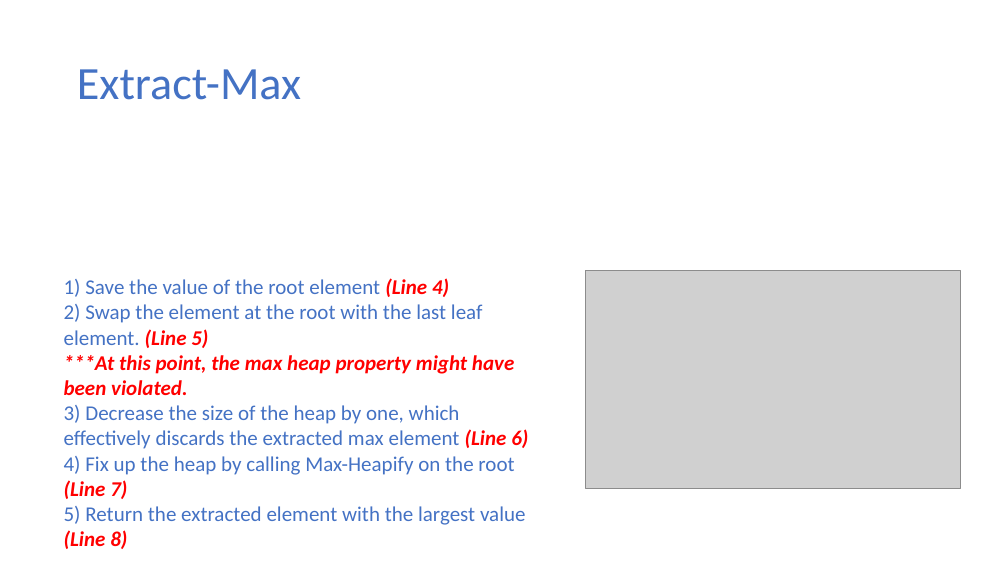
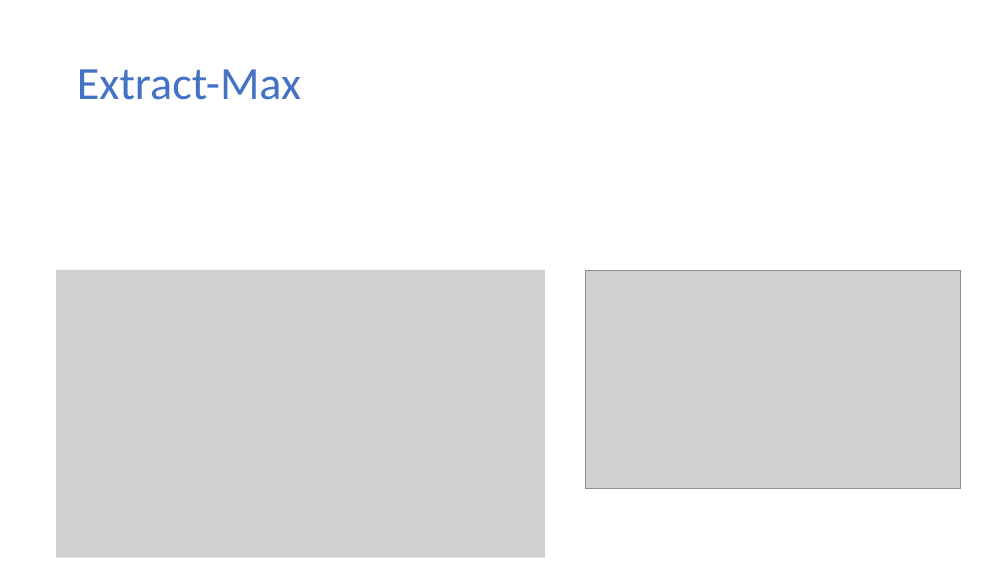
Before and after one commit to ekkapotc/EA, a slide deck: slide 35 of Lectures/Lecture 3.pptx. Drawn at 1008x567 pixels with LibreOffice and Linux fonts; fonts in the diff are those of the drawing; grey boxes stand for pictures. Boxes give left, top, right and bottom in pixels: in the first picture for what was removed or moved away, otherwise in the second. Text is boxed around its words. In the diff, an @@ line names an element or a change of style, - is before the commit and + after.

```diff
--- a/Lectures/Lecture 3.pptx
+++ b/Lectures/Lecture 3.pptx
@@ picture added at (56,270,545,557) @@
@@ text removed at (64,278,528,549) @@
-1) Save the value of the root element (Line 4)
-2) Swap the element at the root with the last leaf element. (Line 5)
-***At this point, the max heap property might have been violated.
-3) Decrease the size of the heap by one, which effectively discards the extracted max element (Line 6)
-4) Fix up the heap by calling Max-Heapify on the root (Line 7)
-5) Return the extracted element with the largest value (Line 8)
```
Also in this commit, not shown: 1 other file.
